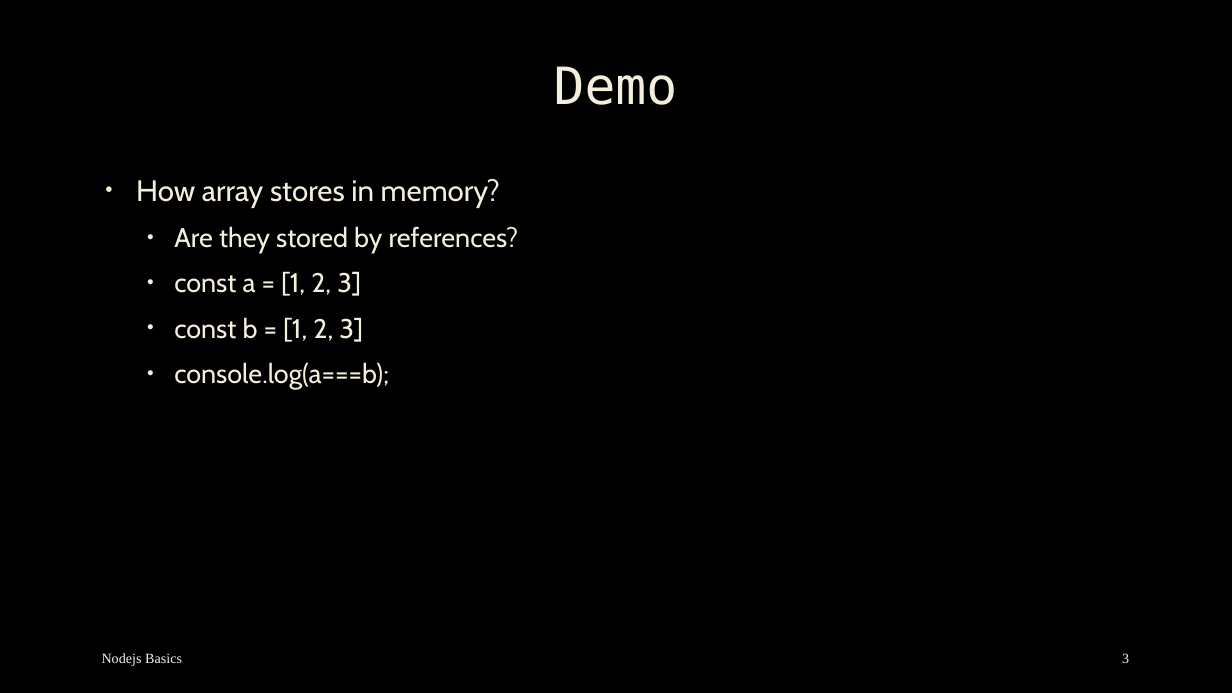
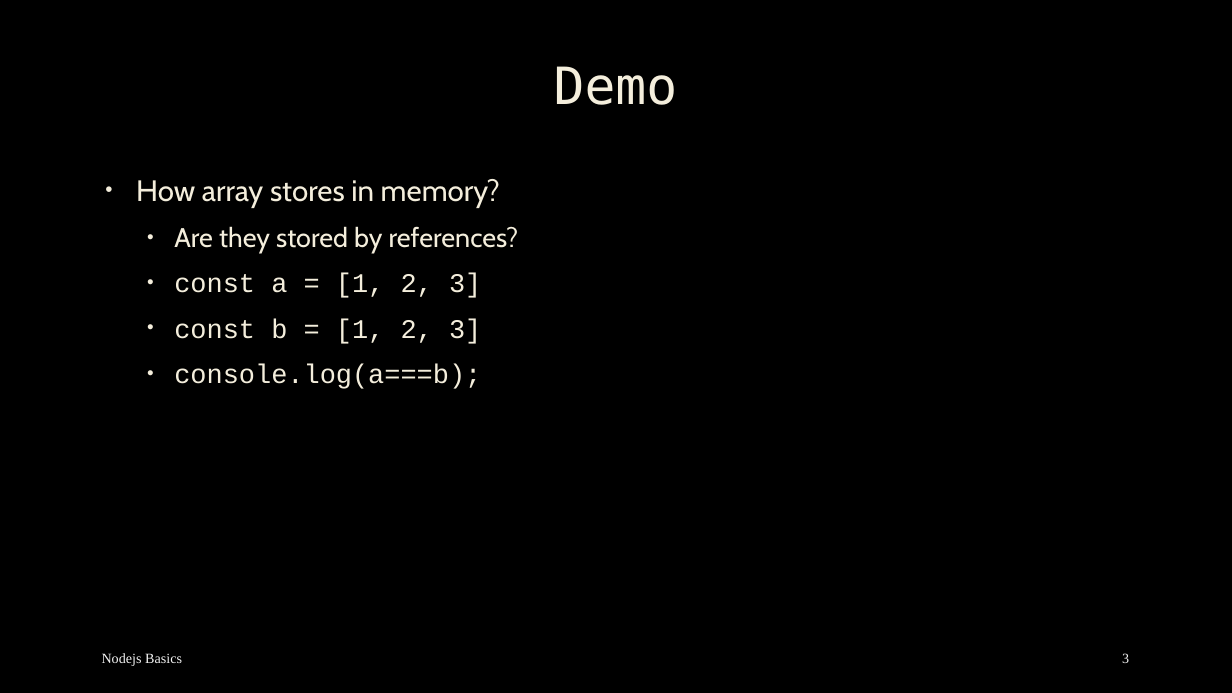
Before and after one commit to mostafa8026/nestjs-course, a slide deck: slide 3 of oop/oop-02.pptx. Drawn at 1232x693 pixels with LibreOffice and Linux fonts; fonts in the diff are those of the drawing; background and template pictures are left out. Boxes give left, top, right and bottom in pixels: in the first picture for what was removed or moved away, otherwise in the second. Text is boxed around its words. In the diff, an @@ line names an element or a change of style, - is before the commit and + after.

```diff
--- a/oop/oop-02.pptx
+++ b/oop/oop-02.pptx
@@ text at <box>174,273,481,389</box>: font Cabin to Courier New in "const a = [1, 2, 3]", "const b = [1, 2, 3]", "console.log(a===b);" @@
```
Also in this commit, not shown: 1 other slide changed, 1 slide added.
